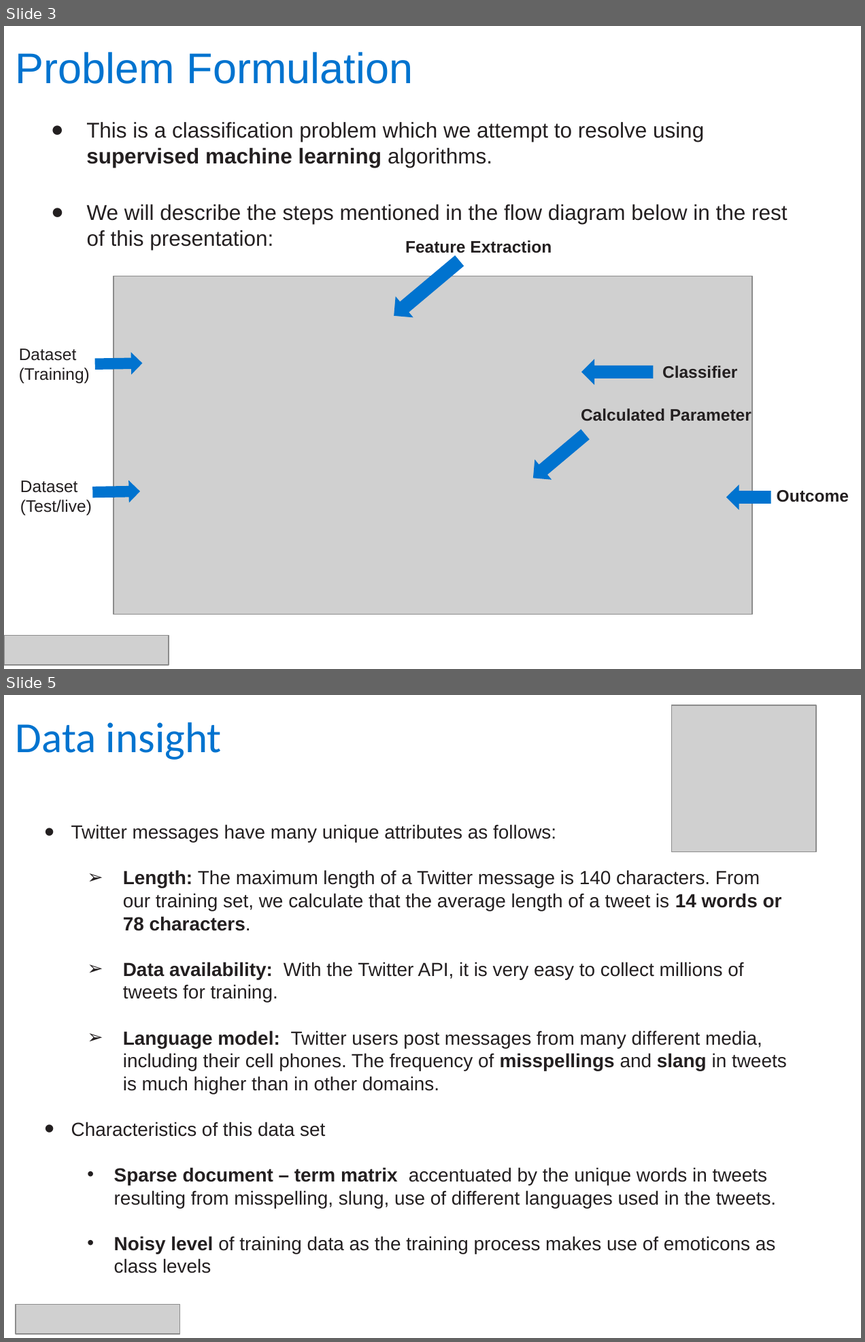
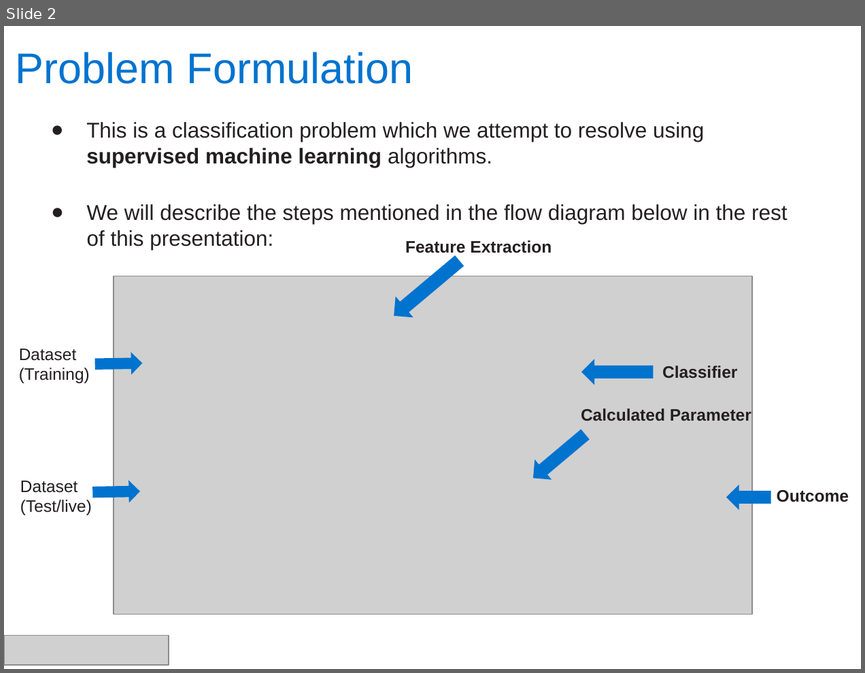
Before and after one commit to Pinak-Chakraborty/NLP-Proj-Spam-Ham, a slide deck: Spam Detection - Naive Bayesian Classifier v1 0.pptx. Shown one above the other, each under a label of ours: slides 3 and 5 before the commit, slide 2 after it; the slides between them are not shown. The pictures are 865x1342 and 865x673 pixels, drawn with LibreOffice and Linux fonts; fonts in the diff are those of the drawing; grey boxes stand for pictures; background and template pictures are left out. Boxes give left, top, right and bottom in pixels: in the first picture for what was removed or moved away, otherwise in the second. Text is boxed around its words. In the diff, an @@ line names an element or a change of style, - is before the commit and + after.

```diff
--- a/Spam Detection - Naive Bayesian Classifier v1 0.pptx
+++ b/Spam Detection - Naive Bayesian Classifier v1 0.pptx
@@ slide 5 removed at [4,695,861,1338], background #FFFFFF @@
@@ picture removed at [672,705,816,852] @@
@@ title removed at [16,722,222,760] @@
-Data insight
@@ text removed at [71,824,787,1273] @@
-• Twitter messages have many unique attributes as follows:
-  ➢ Length: The maximum length of a Twitter message is 140 characters. From our training set, we calculate that the average length of a tweet is 14 words or 78 characters.
-  ➢ Data availability: With the Twitter API, it is very easy to collect millions of tweets for training.
-  ➢ Language model: Twitter users post messages from many diﬀerent media, including their cell phones. The frequency of misspellings and slang in tweets is much higher than in other domains.
-• Characteristics of this data set
-  • Sparse document – term matrix accentuated by the unique words in tweets resulting from misspelling, slung, use of different languages used in the tweets.
-  • Noisy level of training data as the training process makes use of emoticons as class levels
@@ picture removed at [15,1304,179,1334] @@
@@ page number removed at [802,1312,860,1334] @@
-5
@@ what was slide 3 is now slide 2 @@
```
Also in this commit, not shown: 6 slides changed, 5 other slides removed.
